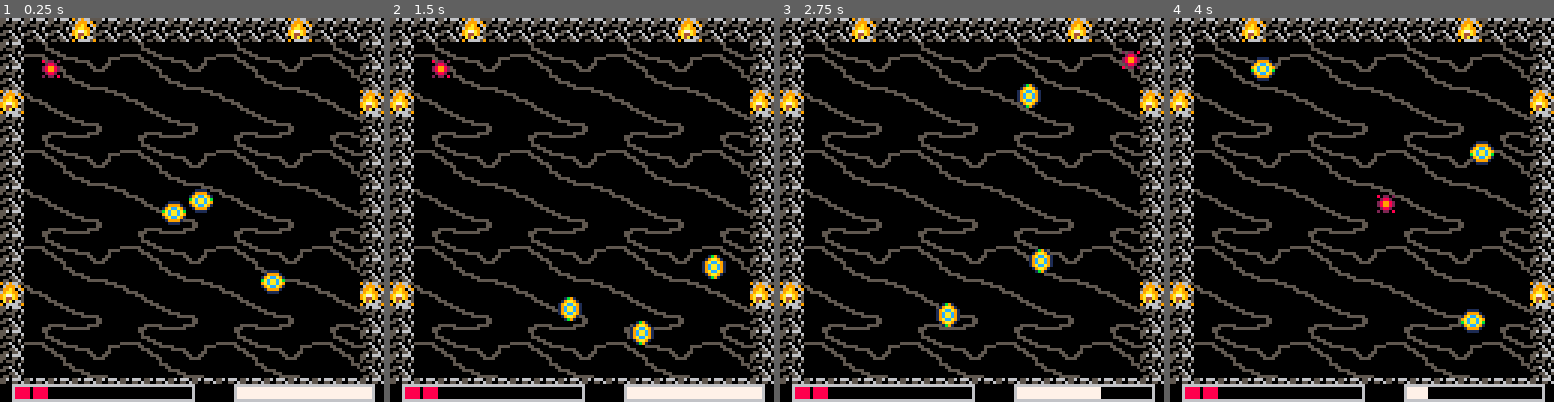
Above: before the commit, frames 1-4 (left to right).
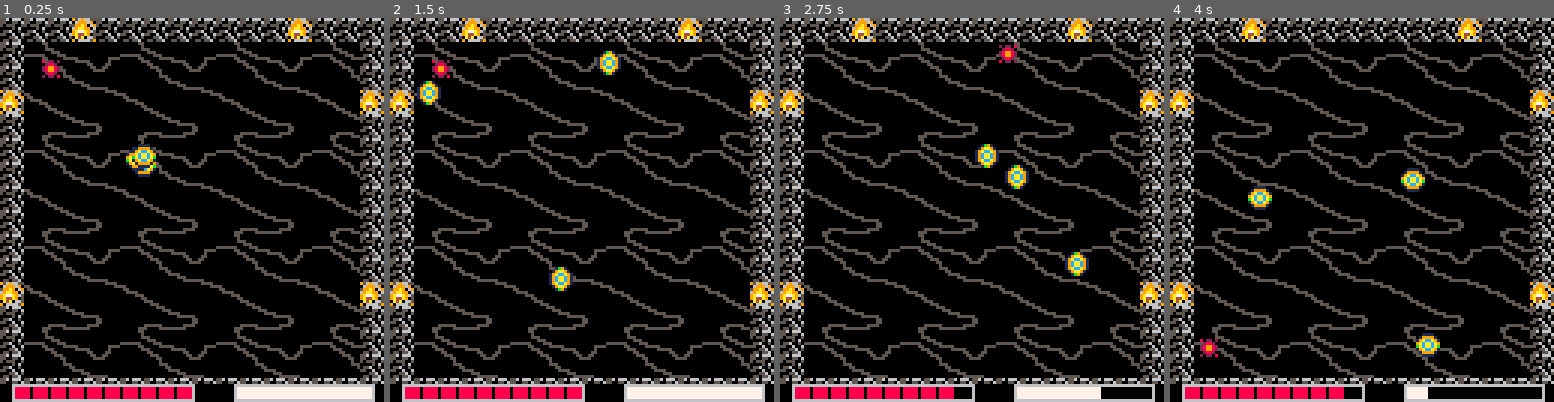
Above: after the commit, the same moments.

Repository: Nakeeb0/NAHL
Game: PICO-8 cartridge nahl.p8
Two runs of this game, one before a commit and one after it. Both use one fixed random seed, a clock stepped at 60 frames per second and the inputs below.
Inputs:
- Up to frame 1 (0.25 s): no input
- Up to frame 2 (1.5 s): tap O (Z key) at 0.7 s
- Up to frame 3 (2.75 s): hold Right 1.6-2.1 s; tap O (Z key) at 1.7, 2.1, 2.5 s; hold Up 2.15-2.42 s; hold Right from 2.47 s (still down)
- Up to frame 4 (4 s): tap O (Z key) at 2.9, 3.3, 3.7 s; release Right at 3.03 s; hold Left 3.08-3.58 s; hold Down 3.63-3.97 s

The runs differ from the first frame. In frame 1, 2.5% of the frame differs, in the area x 13-75%, y 32-100%; in frame 2, 2.9%; in frame 3, 3.1%, in the area x 13-94%, y 7-100%; in frame 4, 3.1%.

Commit message:
Added first "straight-laced" ai, the game can be tested for feel now

Diff:
--- a/actor.lua
+++ b/actor.lua
@@ -15,8 +15,9 @@
 		weight = 1,
 		frames = 6,
 		velocity_cutoff = 0.25,
+		max_velocity = 999,
 		dash_speed = 2.5,
-		hp = 2,
+		hp = 10,
 		hp_max = 10,
 		damage = 1,
 		w = 4,
@@ -138,6 +139,9 @@
 end
 
 function move_actor(a)
+	if a.vel:magnitude() > a.max_velocity then
+		a.vel = a.vel:normalize() * a.max_velocity
+	end
 	if not solid_aabb(a, a.pos.x + a.vel.x, a.pos.y) then
 		a.pos.x += a.vel.x
 	else
@@ -183,6 +187,7 @@
 				game_over()
 			end
 			del(actor, act)
+			del(enemies, act)
 		end
 	end
 end
--- a/nahl.lua
+++ b/nahl.lua
@@ -31,29 +31,23 @@
 	player.team = 0
 	player.force_threshold = 0
 
-	ai = make_actor(3, 64, 64)
-	ai.frames = 4
-	ai.vel = vec2d.new(1, 1)
-	ai.friction = 1
-	ai.weight = 1.5
-	add(enemies, ai)
-
-	ai3 = make_actor(3, 64, 64)
-	ai3.frames = 4
-	ai3.vel = vec2d.new(1, 1)
-	ai3.friction = 1
-	ai3.weight = 1.5
-	add(enemies, ai3)
-	ai2 = make_actor(3, 90, 90)
-	ai2.frames = 4
-	ai2.vel = vec2d.new(1, 1)
-	ai2.friction = 1
-	ai2.weight = 2
-	add(enemies, ai2)
+	create_ai("straight-laced", 64, 64)
+	create_ai("straight-laced", 64, 64)
+	create_ai("straight-laced", 64, 64)
 end
 
-function create_ai(type)
-	if type == "random asshole" then
+function create_ai(type, x, y)
+	if type == "straight-laced" then
+		a = make_actor(3, x, y)
+		a.type = "straight-laced"
+		a.frames = 4
+		a.max_velocity = 1.5
+		a.accel = 0.01
+		a.friction = 1
+		a.bounce = 1
+		a.weight = 2
+		add(enemies, a)
+		return a
 	end
 end
 
@@ -132,9 +126,15 @@
 end
 
 function ai_update()
-	local speed = 0.2
-	ai.vel += vec2d.new(rnd(speed) - speed * 0.5, rnd(speed) - speed * 0.5)
-	ai2.vel += vec2d.new(rnd(speed) - speed * 0.5, rnd(speed) - speed * 0.5)
+	for enemy in all(enemies) do
+		if enemy.type == "straight-laced" then
+			local dir = enemy.vel:normalize()
+			if enemy.vel:magnitude() == 0 then
+				dir = vec2d.new(rnd(2) - 1, rnd(2) - 1)
+			end
+			enemy.vel += dir * enemy.accel
+		end
+	end
 end
 
 function _update60()
